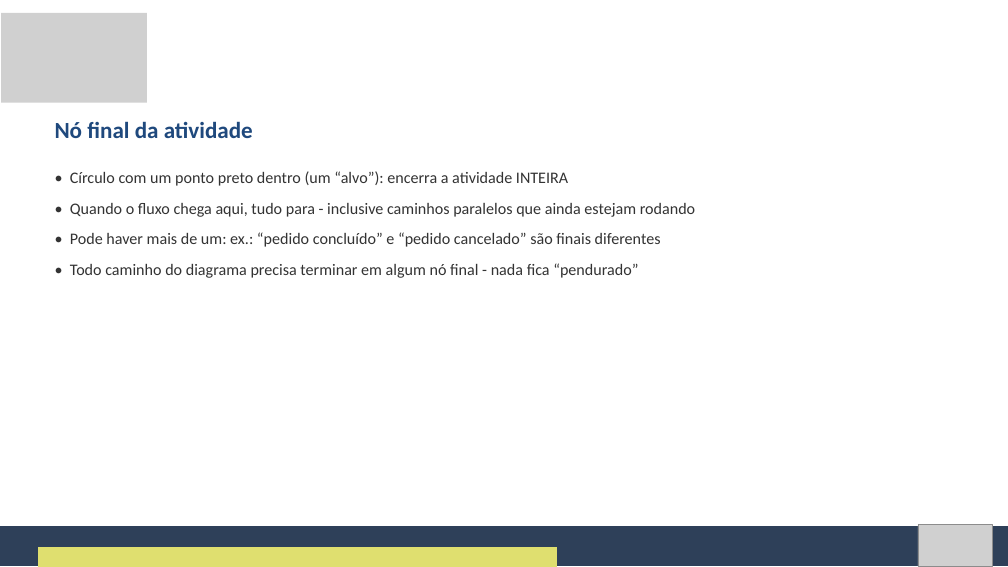
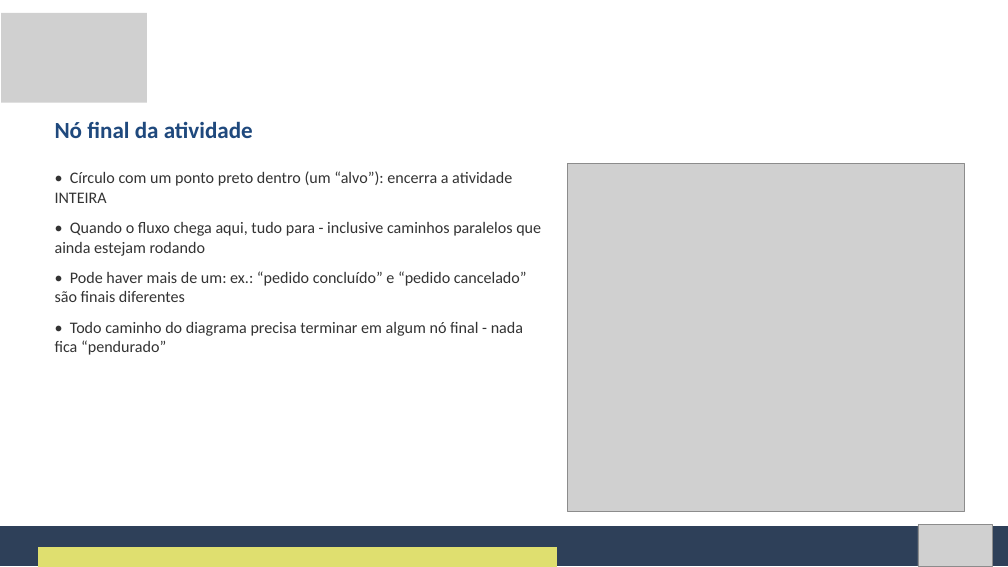
Before and after one commit to Natan20/Curso-Modelagem-De-Sistemas-Material, a slide deck: slide 22 of Aula 07 - 02-10-2026/Aula 7 - Slides.pptx. Drawn at 1008x567 pixels with LibreOffice and Linux fonts; fonts in the diff are those of the drawing; grey boxes stand for pictures. Boxes give left, top, right and bottom in pixels: in the first picture for what was removed or moved away, otherwise in the second. Text is boxed around its words. In the diff, an @@ line names an element or a change of style, - is before the commit and + after.

```diff
--- a/Aula 07 - 02-10-2026/Aula 7 - Slides.pptx
+++ b/Aula 07 - 02-10-2026/Aula 7 - Slides.pptx
@@ text "• Círculo com um ponto ..." rewrapped from <box>70,171,695,278</box> to <box>55,171,541,355</box> @@
@@ picture added at <box>568,163,964,512</box> @@
```
Also in this commit, not shown: 13 other slides changed.
